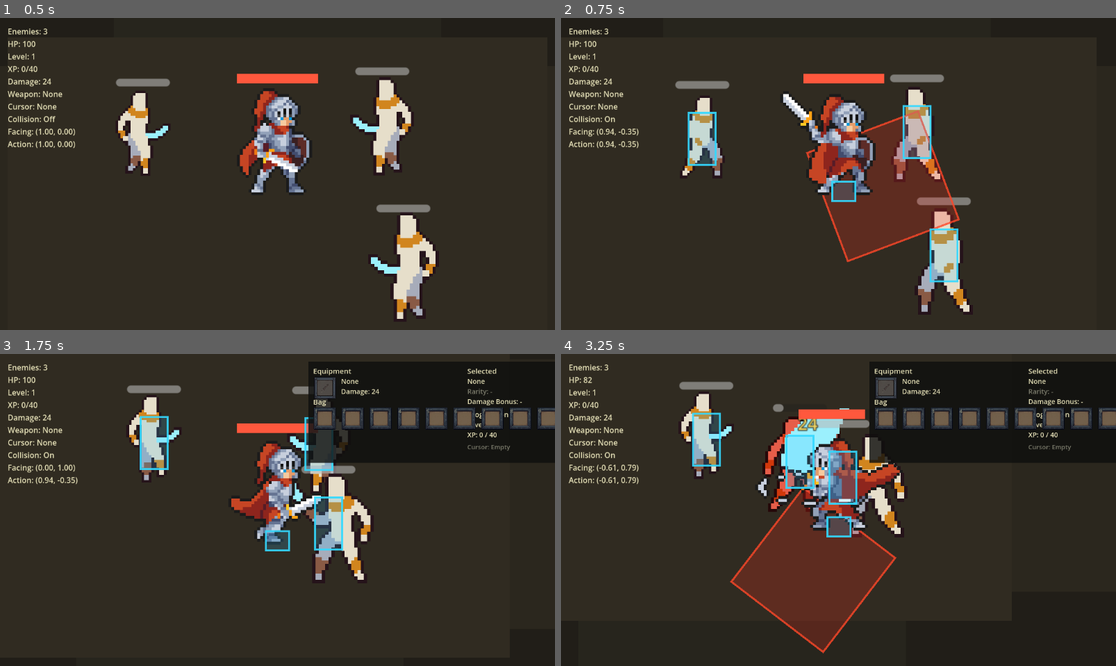
Above: before the commit, frames 1-4 (two rows, left to right).
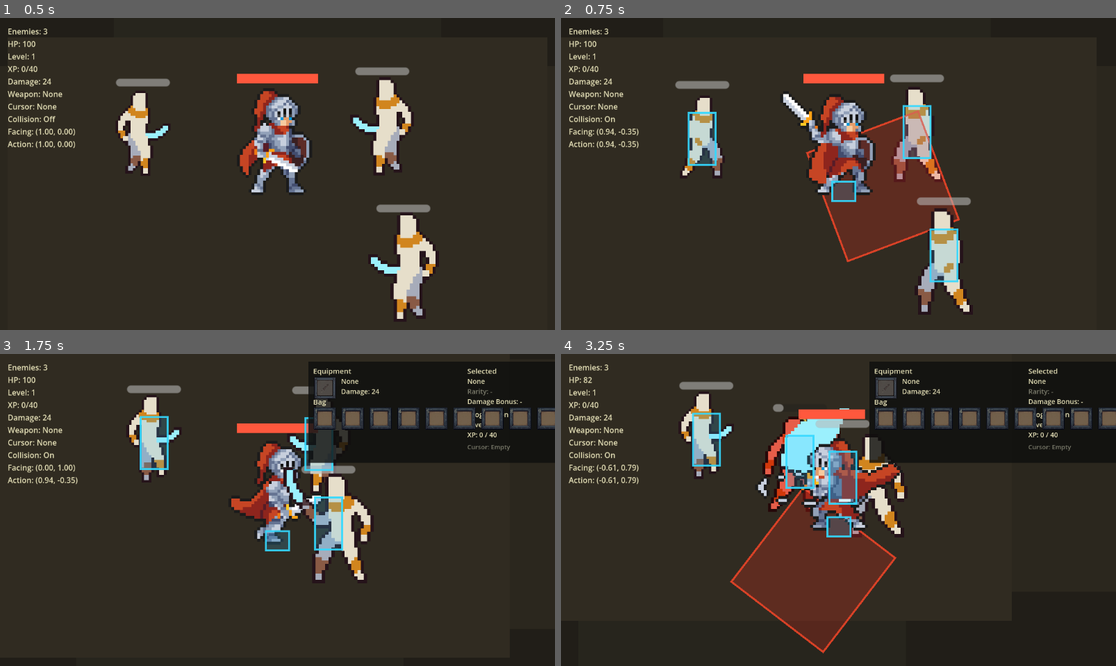
Above: after the commit, the same moments.

Repository: wq1456728/prototype-alpha
Game: Godot game, scene res://scenes/maps/combat_sandbox.tscn
The game is run twice, just before and just after one commit, with the same random seed, the same clock (stepped at 60 frames per second) and the same inputs. Sound files missing from this copy of the repository are replaced by a short silence.
Inputs (mouse positions are in pixels of both pictures, inside the frame that each line leads up to):
- Up to frame 1 (0.5 s): no input
- Up to frame 2 (0.75 s): tap Enter at 0.5 s; move the mouse to (960, 158) at 0.52 s; hold Right (ui_right) from 0.53 s (still down); tap P at 0.6 s; click (960, 158) at 0.67 s
- Up to frame 3 (1.75 s): move the mouse to (166, 525) at 1.27 s; release Right (ui_right) at 1.28 s; hold Down (ui_down) from 1.28 s (still down); tap B at 1.35 s
- Up to frame 4 (3.25 s): move the mouse to (894, 441) at 2.02 s; release Down (ui_down) at 2.03 s; hold Right (ui_right) 2.03-2.78 s; tap 1 at 2.1 s; move the mouse to (810, 572) at 2.77 s; hold Up (ui_up) from 2.78 s (still down); tap 2 at 2.85 s; click (810, 572) at 2.92 s

Frame 1 is identical in both runs. In frame 2, 0.2% of the frame differs, in the area x 66-71%, y 57-69%; in frame 3, 0.3%, in the area x 51-57%, y 35-52%; in frame 4, 0.1%.

Commit message:
Fix sandbox world entity y-sort

Diff:
--- a/scenes/maps/combat_sandbox.tscn
+++ b/scenes/maps/combat_sandbox.tscn
@@ -65,7 +65,10 @@
 [node name="BruteSpawn" type="Marker2D" parent="EnemySpawns"]
 position = Vector2(790, 470)
 
-[node name="KnightPlayer" parent="." instance=ExtResource("2_player")]
+[node name="WorldEntities" type="Node2D" parent="."]
+y_sort_enabled = true
+
+[node name="KnightPlayer" parent="WorldEntities" instance=ExtResource("2_player")]
 position = Vector2(640, 360)
 
 [node name="Enemies" type="Node2D" parent="."]
--- a/scripts/enemy/mummy_enemy.gd
+++ b/scripts/enemy/mummy_enemy.gd
@@ -304,11 +304,18 @@
 	if loot.has_method("setup_item"):
 		loot.setup_item(_make_weapon_drop())
 	loot.global_position = global_position
-	var loot_root := get_tree().current_scene.get_node_or_null("Loot") as Node2D
-	if loot_root == null:
-		get_parent().add_child(loot)
+	var loot_parent := get_parent()
+	var current_scene := get_tree().current_scene
+	if current_scene != null and current_scene.has_method("get_world_item_parent"):
+		loot_parent = current_scene.get_world_item_parent()
+	elif current_scene != null and current_scene.get_node_or_null("Loot") != null:
+		loot_parent = current_scene.get_node_or_null("Loot") as Node2D
+	if loot_parent == null and current_scene != null:
+		loot_parent = current_scene
+	if loot_parent == null:
+		add_child(loot)
 	else:
-		loot_root.add_child(loot)
+		loot_parent.add_child(loot)
 
 
 func _make_weapon_drop() -> Dictionary:
--- a/scripts/maps/combat_sandbox.gd
+++ b/scripts/maps/combat_sandbox.gd
@@ -21,8 +21,8 @@
 	"rare": Color(1.0, 0.78, 0.25, 1.0),
 }
 
-@onready var player: Node2D = $KnightPlayer
-@onready var enemies_root: Node2D = $Enemies
+@onready var world_entities_root: Node2D = $WorldEntities
+@onready var player: Node2D = $WorldEntities/KnightPlayer
 @onready var debug_canvas: CanvasLayer = $DebugCanvas
 @onready var debug_label: Label = $DebugCanvas/DebugLabel
 
@@ -143,6 +143,10 @@
 	_drop_cursor_item(world_position)
 
 
+func get_world_item_parent() -> Node2D:
+	return world_entities_root if is_instance_valid(world_entities_root) else self
+
+
 func _spawn_wave() -> void:
 	_clear_enemies()
 	_spawn_mummy("MummyScout", $EnemySpawns/DummySpawn.global_position, 35, 42.0, 6, 46.0, 40.0, 1.25, 2.6, 20)
@@ -151,8 +155,9 @@
 
 
 func _clear_enemies() -> void:
-	for child in enemies_root.get_children():
-		child.queue_free()
+	for enemy in get_tree().get_nodes_in_group("enemy"):
+		if is_instance_valid(enemy):
+			enemy.queue_free()
 
 
 func _spawn_mummy(
@@ -178,7 +183,7 @@
 	enemy.attack_cooldown = attack_cooldown
 	enemy.display_scale = display_scale
 	enemy.xp_reward = xp_reward
-	enemies_root.add_child(enemy)
+	get_world_item_parent().add_child(enemy)
 
 
 func _update_debug_label() -> void:
@@ -554,11 +559,7 @@
 	if loot.has_method("setup_item"):
 		loot.setup_item(cursor_item)
 	loot.global_position = _cursor_drop_position(world_position)
-	var loot_root := get_node_or_null("Loot") as Node2D
-	if loot_root == null:
-		add_child(loot)
-	else:
-		loot_root.add_child(loot)
+	get_world_item_parent().add_child(loot)
 	cursor_item = {}
 	selected_slot_index = -1
 	_update_inventory_ui()
--- a/tools/debug_combat_sandbox.gd
+++ b/tools/debug_combat_sandbox.gd
@@ -21,11 +21,21 @@
 	var enemies := get_nodes_in_group("enemy")
 	var debug_label := current_scene.get_node_or_null("DebugCanvas/DebugLabel")
 	var inventory_panel := current_scene.get_node_or_null("DebugCanvas/InventoryPanel")
+	var world_entities_root := current_scene.get_node_or_null("WorldEntities")
 	var loot_root := current_scene.get_node_or_null("Loot")
-	if player == null or enemies.is_empty() or debug_label == null or inventory_panel == null or loot_root == null:
-		print("combat_sandbox FAIL player=%s enemies=%d debug=%s inventory=%s loot=%s" % [player != null, enemies.size(), debug_label != null, inventory_panel != null, loot_root != null])
-		quit(1)
-		return
+	if player == null or enemies.is_empty() or debug_label == null or inventory_panel == null or world_entities_root == null or loot_root == null:
+		print("combat_sandbox FAIL player=%s enemies=%d debug=%s inventory=%s world_entities=%s loot=%s" % [player != null, enemies.size(), debug_label != null, inventory_panel != null, world_entities_root != null, loot_root != null])
+		quit(1)
+		return
+	if player.get_parent() != world_entities_root:
+		print("combat_sandbox FAIL player_parent=%s world_entities=%s" % [player.get_parent().name, world_entities_root.name])
+		quit(1)
+		return
+	for enemy in enemies:
+		if enemy.get_parent() != world_entities_root:
+			print("combat_sandbox FAIL enemy_parent name=%s parent=%s" % [enemy.name, enemy.get_parent().name])
+			quit(1)
+			return
 	if current_scene.has_method("is_inventory_visible") and bool(current_scene.call("is_inventory_visible")):
 		print("combat_sandbox FAIL inventory_visible_by_default")
 		quit(1)
@@ -68,6 +78,10 @@
 	var loot := _first_loot() as Area2D
 	if loot == null:
 		print("combat_sandbox FAIL loot_missing")
+		quit(1)
+		return
+	if loot.get_parent() != world_entities_root:
+		print("combat_sandbox FAIL loot_parent=%s world_entities=%s" % [loot.get_parent().name, world_entities_root.name])
 		quit(1)
 		return
 	if loot.get("item_data") == null or not _validate_item_shape(loot.get("item_data")):
--- a/tools/smoke_combat_sandbox_structure.gd
+++ b/tools/smoke_combat_sandbox_structure.gd
@@ -18,7 +18,8 @@
 		quit(1)
 		return
 
-	var player := current_scene.get_node_or_null("KnightPlayer")
+	var world_entities_root := current_scene.get_node_or_null("WorldEntities")
+	var player := current_scene.get_node_or_null("WorldEntities/KnightPlayer")
 	var enemies := get_nodes_in_group("enemy")
 	var debug_label := current_scene.get_node_or_null("DebugCanvas/DebugLabel")
 	var inventory_panel := current_scene.get_node_or_null("DebugCanvas/InventoryPanel")
@@ -28,6 +29,8 @@
 
 	if player == null:
 		missing.append("player")
+	if world_entities_root == null:
+		missing.append("world_entities")
 	if enemies.is_empty():
 		missing.append("enemies")
 	if debug_label == null:
@@ -43,6 +46,19 @@
 		print("CombatSandbox smoke: FAIL missing=%s enemies=%d" % [",".join(missing), enemies.size()])
 		quit(1)
 		return
+	if not world_entities_root.y_sort_enabled:
+		print("CombatSandbox smoke: FAIL world_entities_y_sort_disabled")
+		quit(1)
+		return
+	if player.get_parent() != world_entities_root:
+		print("CombatSandbox smoke: FAIL player_not_in_world_entities")
+		quit(1)
+		return
+	for enemy in enemies:
+		if enemy.get_parent() != world_entities_root:
+			print("CombatSandbox smoke: FAIL enemy_not_in_world_entities name=%s parent=%s" % [enemy.name, enemy.get_parent().name])
+			quit(1)
+			return
 	if inventory_panel.visible:
 		print("CombatSandbox smoke: FAIL inventory_panel_should_start_hidden")
 		quit(1)
@@ -68,7 +84,7 @@
 			quit(1)
 			return
 
-	print("CombatSandbox smoke: PASS player=%s enemies=%d debug_label=ok inventory_panel=hidden collision_debug=ok loot_root=ok" % [player.name, enemies.size()])
+	print("CombatSandbox smoke: PASS player=%s enemies=%d world_entities_y_sort=ok debug_label=ok inventory_panel=hidden collision_debug=ok loot_root=ok" % [player.name, enemies.size()])
 	quit(0)
 
 
